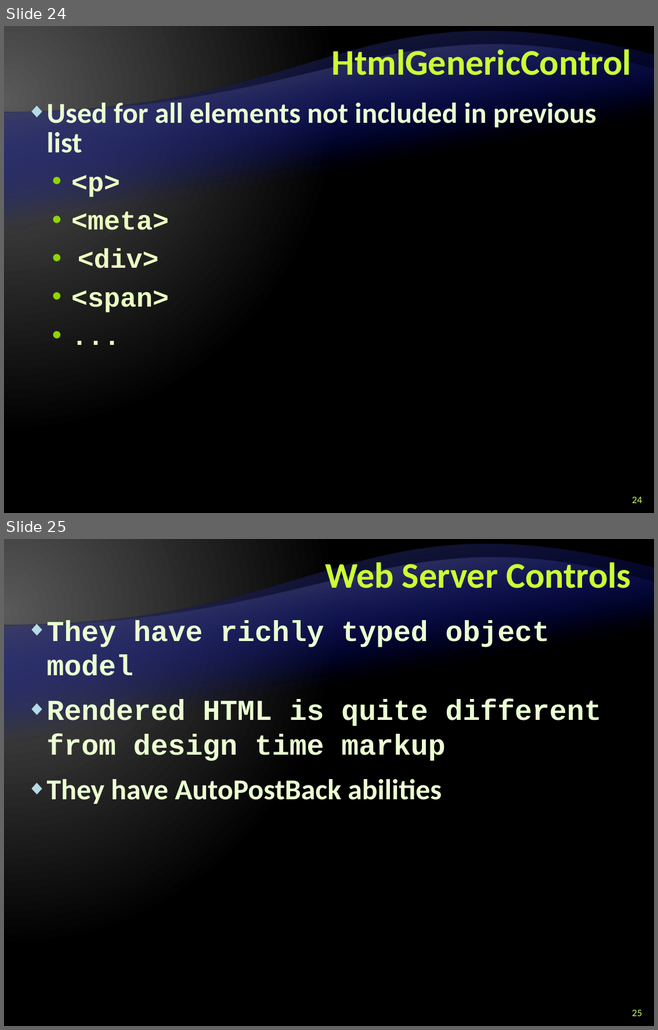
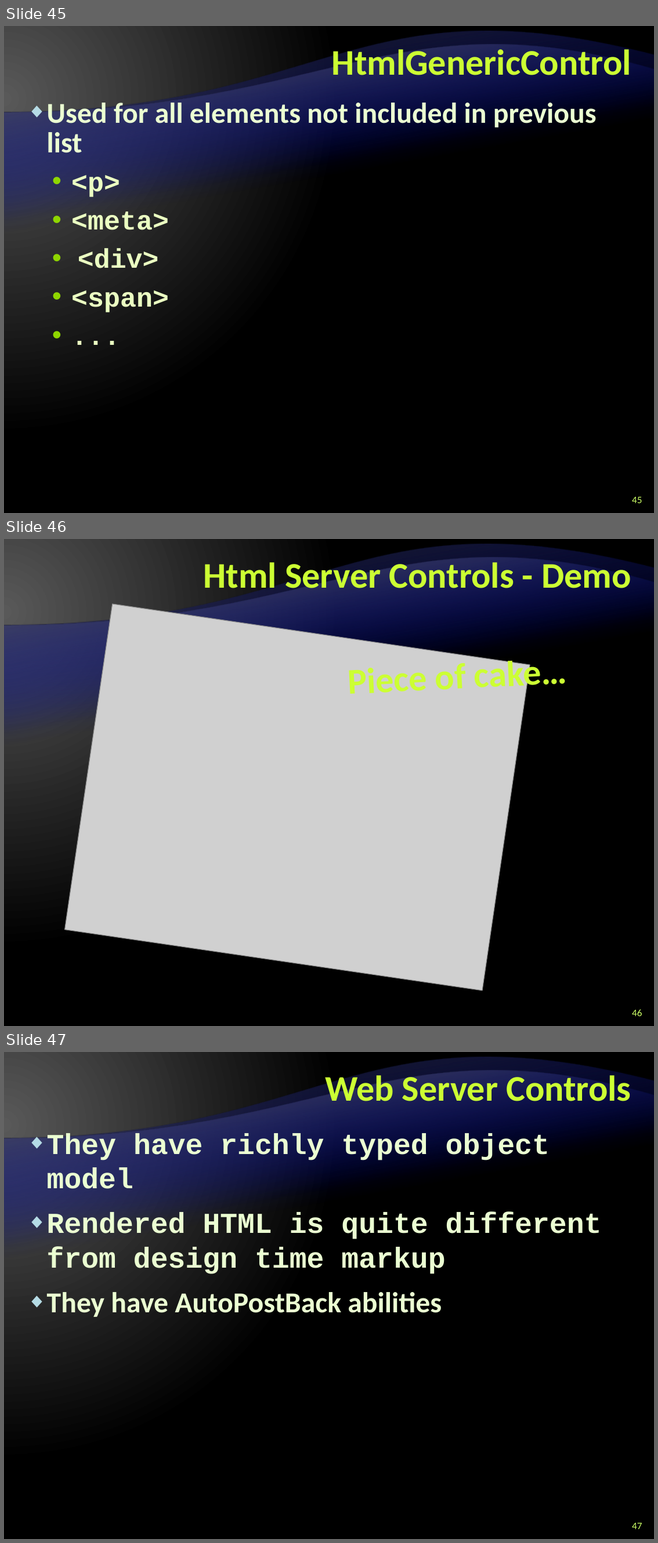
Before and after one commit to Graveheart/aspnetcourse, a slide deck: lectures/8. ASP.NET – Part I.pptx. Shown one above the other, each under a label of ours: slides 24 and 25 before the commit, slides 45, 46 and 47 after it. The pictures are 658x1030 and 658x1543 pixels, drawn with LibreOffice and Linux fonts; fonts in the diff are those of the drawing; grey boxes stand for pictures; background and template pictures are left out. Boxes give left, top, right and bottom in pixels: in the first picture for what was removed or moved away, otherwise in the second. Text is boxed around its words. In the diff, an @@ line names an element or a change of style, - is before the commit and + after.

```diff
--- a/lectures/8. ASP.NET – Part I.pptx
+++ b/lectures/8. ASP.NET – Part I.pptx
@@ slide 46 added at bbox=[4, 539, 654, 1026], background gradient #595959 to #000000; not listed: 2 template elements that a slide beside it also shows @@
@@ title added at bbox=[204, 558, 630, 596], 40 pt, text #CCFF33, bold @@
+Html Server Controls - Demo
@@ picture added at bbox=[65, 604, 529, 991] @@
@@ text added at bbox=[348, 655, 567, 697], 40 pt, text #CCFF33, bold @@
+Piece of cake…
@@ page number added at bbox=[632, 1009, 641, 1016], 11 pt, text #CCFF66 @@
+46
@@ what was slide 24 is now slide 45 @@
@@ page number at bbox=[632, 497, 641, 503]: text changed @@
-24
+45
@@ what was slide 25 is now slide 47 @@
@@ page number at bbox=[632, 1523, 641, 1529]: text changed @@
-25
+47
```
Also in this commit, not shown: 3 slides changed, 23 other slides added, 1 slide removed.
